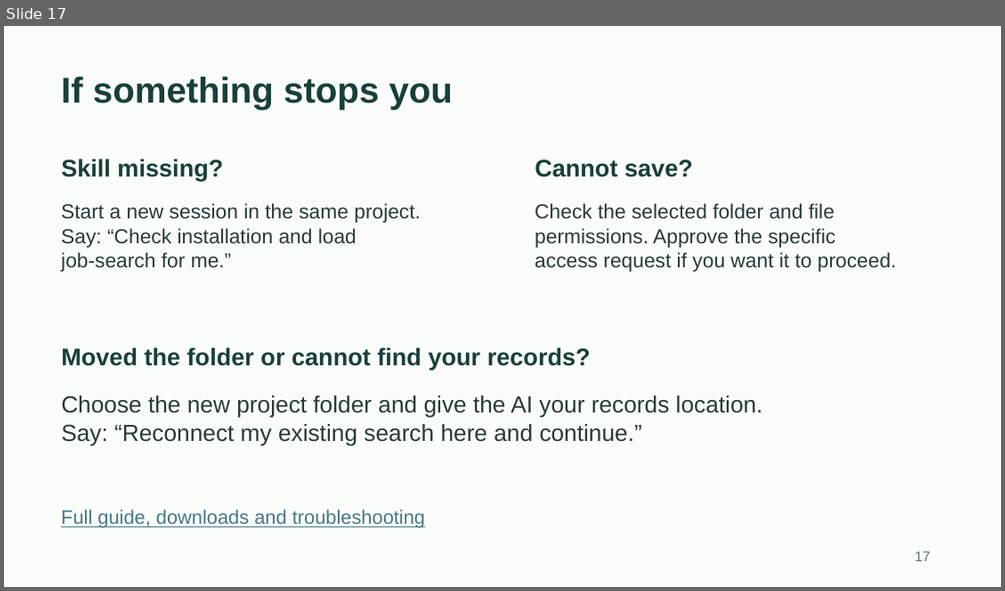
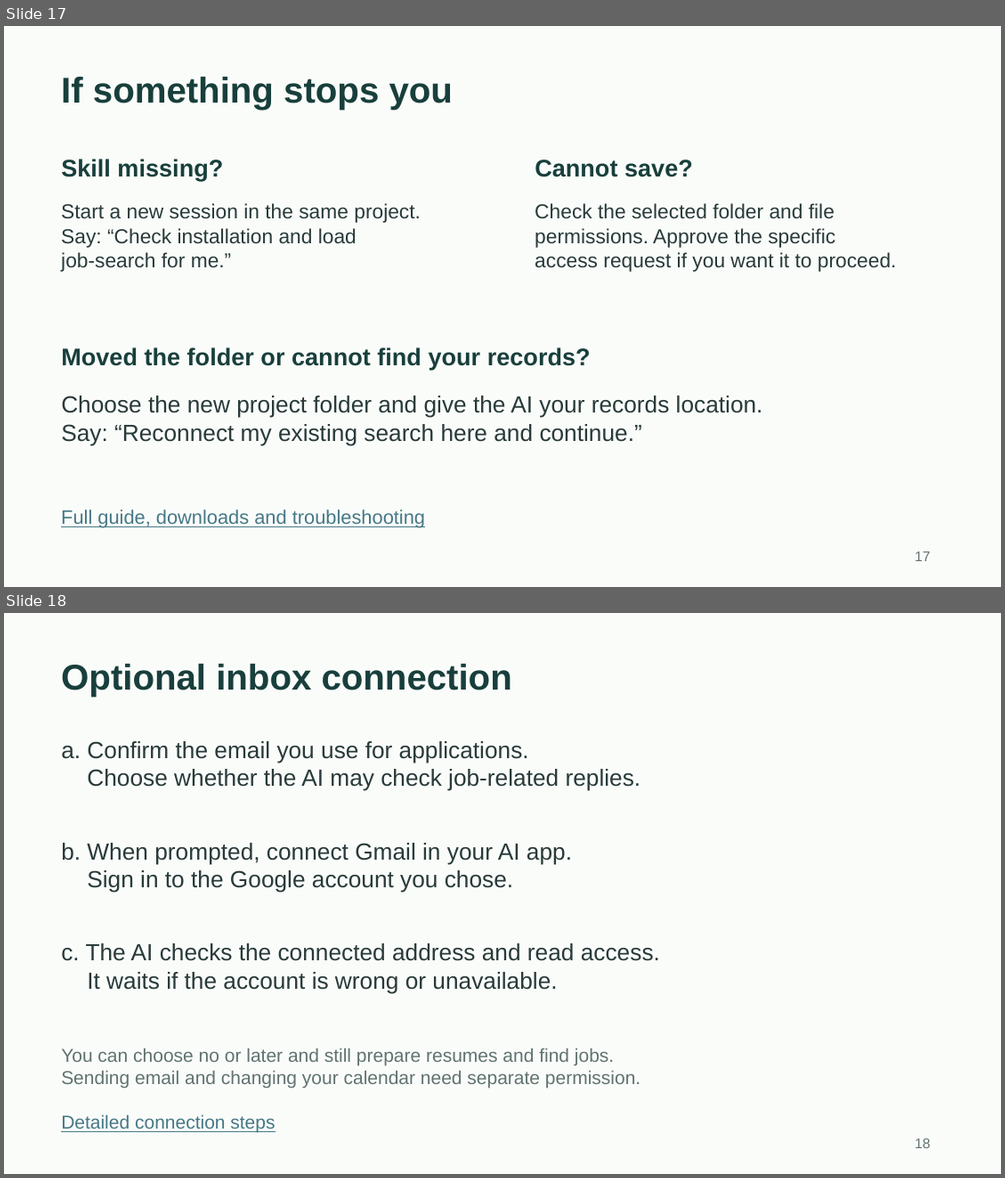
Before and after one commit to toughdave/job-search, a slide deck: docs/job-search-guide.pptx. Shown one above the other, each under a label of ours: slide 17 before the commit, slides 17 and 18 after it. The pictures are 1005x591 and 1005x1178 pixels, drawn with LibreOffice and Linux fonts; fonts in the diff are those of the drawing. Boxes give left, top, right and bottom in pixels: in the first picture for what was removed or moved away, otherwise in the second. Text is boxed around its words. In the diff, an @@ line names an element or a change of style, - is before the commit and + after.

Commit message:
Verify optional inbox accounts and preserve complete reply turns

```diff
--- a/docs/job-search-guide.pptx
+++ b/docs/job-search-guide.pptx
@@ slide 18 added at (x1=4, y1=613, x2=1001, y2=1174), background #FAFCFA @@
@@ text added at (x1=61, y1=664, x2=512, y2=697), 34.5 pt, text #183F3B, bold @@
+Optional inbox connection
@@ text added at (x1=61, y1=741, x2=641, y2=791), 22.5 pt, text #283A39 @@
+a. Confirm the email you use for applications.
+Choose whether the AI may check job-related replies.
@@ text added at (x1=61, y1=843, x2=572, y2=892), 22.5 pt, text #283A39 @@
+b. When prompted, connect Gmail in your AI app.
+Sign in to the Google account you chose.
@@ text added at (x1=61, y1=943, x2=660, y2=994), 22.5 pt, text #283A39 @@
+c. The AI checks the connected address and read access.
+It waits if the account is wrong or unavailable.
@@ text added at (x1=61, y1=1048, x2=640, y2=1088), 18 pt, text #607370 @@
+You can choose no or later and still prepare resumes and find jobs.
+Sending email and changing your calendar need separate permission.
@@ text added at (x1=61, y1=1115, x2=275, y2=1133), 18 pt, text #467886, underline @@
+Detailed connection steps
@@ text added at (x1=914, y1=1138, x2=930, y2=1148), 13.5 pt, text #607370 @@
+18
```
Also in this commit, not shown: 13 other files.
